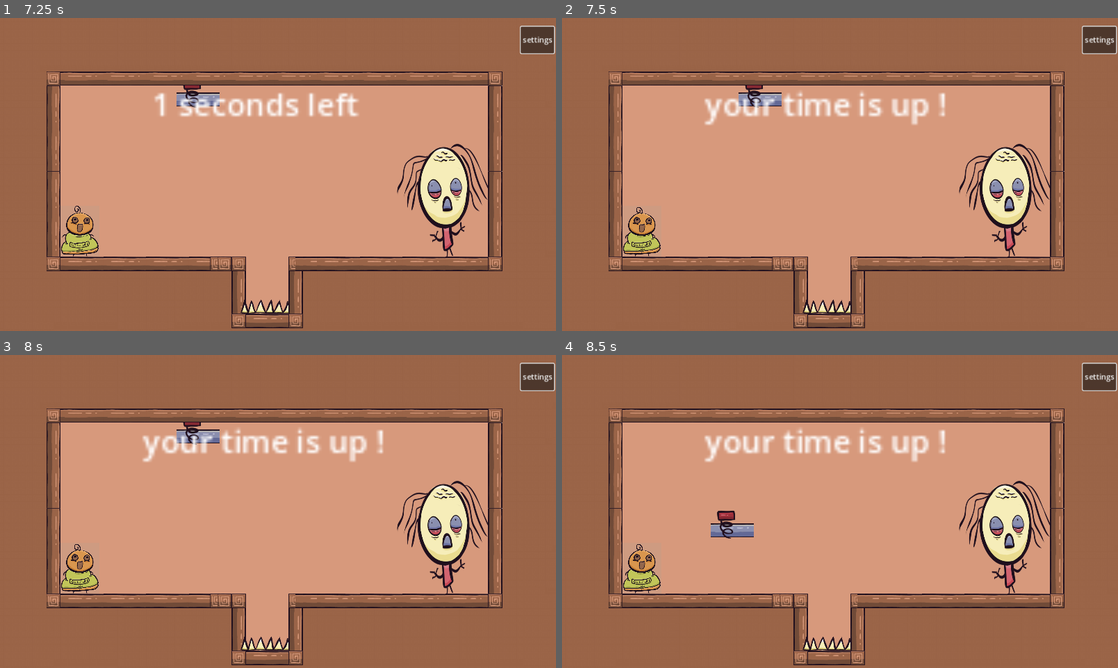
Above: before the commit, frames 1-4 (two rows, left to right).
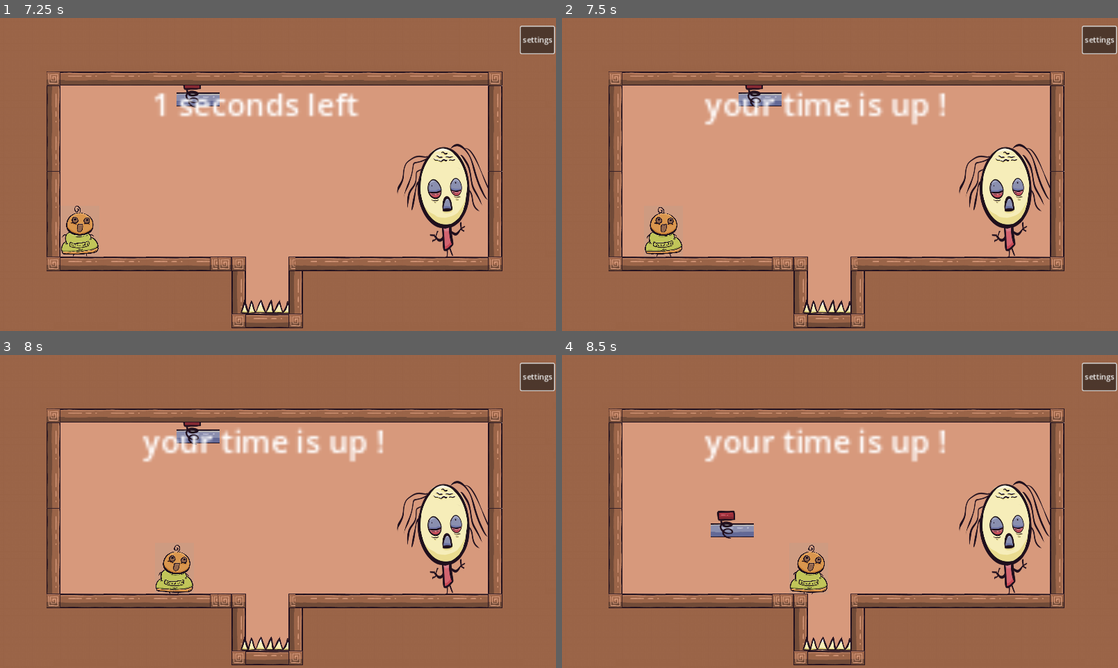
Above: after the commit, the same moments.

Repository: Yotambu100/The-hood-Five
Game: Godot game, scene res://main.tscn
Same seed, same stepped clock (60 frames per second), same inputs: the game is played once before the commit and once after it.
Inputs (mouse positions are in pixels of both pictures, inside the frame that each line leads up to):
- Up to frame 1 (7.25 s): click (278, 271) at 0.5 s; click "1" at 1.25 s; drag from (266, 265) to (283, 124) at 2.02 s; click "settings" at 2.75 s; drag from (283, 124) to (250, 237) at 3.52 s; move the mouse to (333, 105) at 4.27 s; click (333, 105) at 4.42 s; drag from (250, 237) to (111, 127) at 5.02 s; move the mouse to (444, 221) at 5.77 s; click (444, 221) at 5.92 s; drag from (111, 127) to (194, 96) at 6.52 s
- Up to frame 2 (7.5 s): move the mouse to (867, 174) at 7.27 s; click (867, 174) at 7.42 s
- Up to frame 3 (8 s): no input
- Up to frame 4 (8.5 s): drag from (756, 433) to (728, 527) at 8.02 s

Frame 1 is identical in both runs. In frame 2, 1.1% of the frame differs, in the area x 11-22%, y 60-77%; in frame 3, 1.3%, in the area x 11-35%, y 60-77%; in frame 4, 1.3%.

Commit message:
hotfix: cutting corners

Diff:
--- a/level_real_1.gd
+++ b/level_real_1.gd
@@ -2,7 +2,7 @@
 var timer=5
 
 
-var level_actions =[ "p", "p", "p", "r", "r", "r", "r", "p", "p",  "j", "r", "l", "r", "j", "j"]
+var level_actions =[ "r", "r", "r", "r", "j" ]
 
 
 # Called when the node enters the scene tree for the first time.
--- a/level_real_1.tscn
+++ b/level_real_1.tscn
@@ -13,6 +13,7 @@
 [ext_resource type="PackedScene" uid="uid://ipn3nqhuq7kn" path="res://movable/DraggableSpring/Spring.tscn" id="9_8jrue"]
 [ext_resource type="Texture2D" uid="uid://hwq2qcy6n46k" path="res://images/mother.png" id="10_lb0ix"]
 [ext_resource type="PackedScene" uid="uid://b5fwak6yrhgoo" path="res://movable/DraggableLog/DraggableLog.tscn" id="11_6pyrq"]
+[ext_resource type="PackedScene" uid="uid://e5fx755sjhl6" path="res://DeathArea/DeathArea.tscn" id="14_u1pa5"]
 
 [sub_resource type="TileSetAtlasSource" id="TileSetAtlasSource_snjxs"]
 texture = ExtResource("2_s2x5d")
@@ -36,7 +37,7 @@
 0:0/0 = 0
 0:0/0/physics_layer_0/linear_velocity = Vector2(0, 0)
 0:0/0/physics_layer_0/angular_velocity = 0.0
-0:0/0/physics_layer_0/polygon_0/points = PackedVector2Array(-34.5, -33, 33, -34, 34.5, 35.5, -34, 34.5)
+0:0/0/physics_layer_0/polygon_0/points = PackedVector2Array(-33.5, 35.5, -33, -24, -20, -33.5, 19.5, -33, 34.5, -22, 34.5, 36)
 0:4/size_in_atlas = Vector2i(6, 2)
 0:4/0 = 0
 0:4/0/physics_layer_0/linear_velocity = Vector2(0, 0)
@@ -188,6 +189,9 @@
 position = Vector2(622, 317)
 scale = Vector2(0.6, 0.6)
 
+[node name="DeathArea" parent="." instance=ExtResource("14_u1pa5")]
+position = Vector2(526, 676)
+
 [connection signal="pressed" from="CanvasLayer/settingCanvas/backButton" to="." method="_on_back_button_pressed"]
 [connection signal="pressed" from="CanvasLayer/settingCanvas/QuitButton" to="." method="_on_quit_button_pressed"]
 [connection signal="pressed" from="CanvasLayer/settingsButton" to="." method="_on_button_pressed"]
--- a/player.tscn
+++ /dev/null
@@ -1,38 +0,0 @@
-[gd_scene load_steps=6 format=3 uid="uid://c6klthr1tp8mj"]
-
-[ext_resource type="Script" path="res://Player.gd" id="1_tbttj"]
-[ext_resource type="Texture2D" uid="uid://cyriq8iq5tylw" path="res://player/Player full.png" id="2_km8h1"]
-
-[sub_resource type="CapsuleShape2D" id="CapsuleShape2D_0y7f0"]
-
-[sub_resource type="SpriteFrames" id="SpriteFrames_b6obc"]
-animations = [{
-"frames": [{
-"duration": 1.0,
-"texture": ExtResource("2_km8h1")
-}],
-"loop": true,
-"name": &"Idle",
-"speed": 5.0
-}]
-
-[sub_resource type="RectangleShape2D" id="RectangleShape2D_nj2uf"]
-size = Vector2(78, 20)
-
-[node name="Player" type="CharacterBody2D"]
-script = ExtResource("1_tbttj")
-
-[node name="CollisionShape2D" type="CollisionShape2D" parent="."]
-shape = SubResource("CapsuleShape2D_0y7f0")
-
-[node name="AnimatedSprite2D" type="AnimatedSprite2D" parent="."]
-position = Vector2(1.5, -3)
-scale = Vector2(0.031, 0.032)
-sprite_frames = SubResource("SpriteFrames_b6obc")
-animation = &"Idle"
-
-[node name="StaticBody2D" type="StaticBody2D" parent="."]
-
-[node name="CollisionShape2D" type="CollisionShape2D" parent="StaticBody2D"]
-position = Vector2(-8, 30)
-shape = SubResource("RectangleShape2D_nj2uf")
--- a/project.godot
+++ b/project.godot
@@ -18,8 +18,9 @@
 
 [autoload]
 
+SceneTranstion="*res://scene_transtion.tscn"
 Game="*res://Globals/Game.gd"
-SceneTranstion="*res://scene_transtion.tscn"
+Utils="*res://Globals/Utils.gd"
 
 [display]
 
Not shown: 1 places in level_real_1.tscn that only renumber resources
